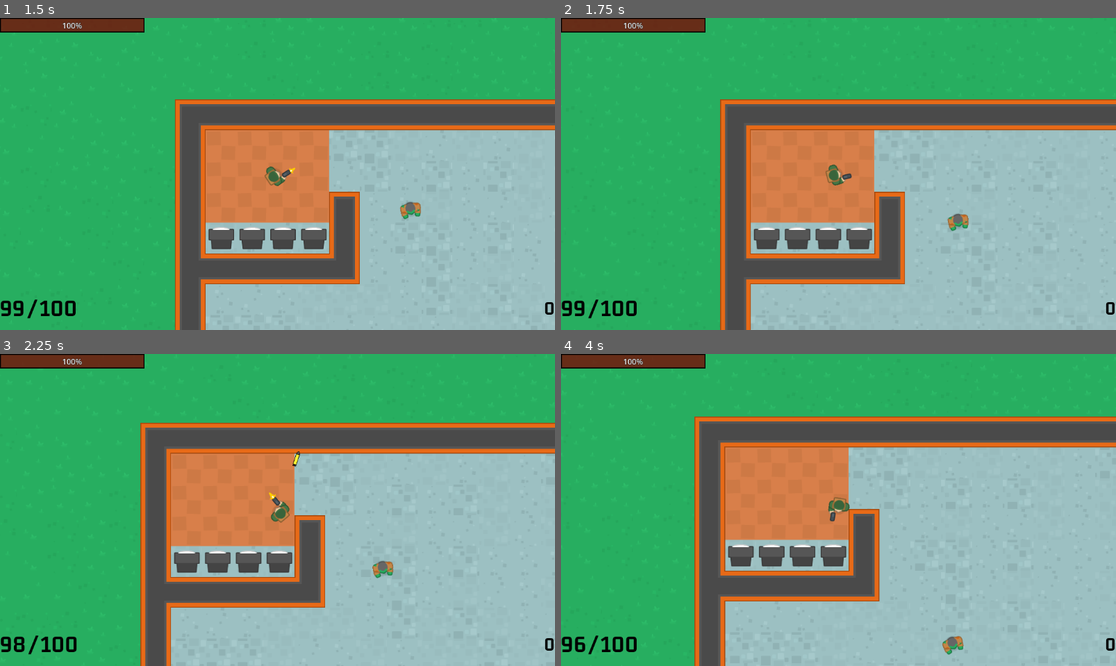
Above: before the commit, frames 1-4 (two rows, left to right).
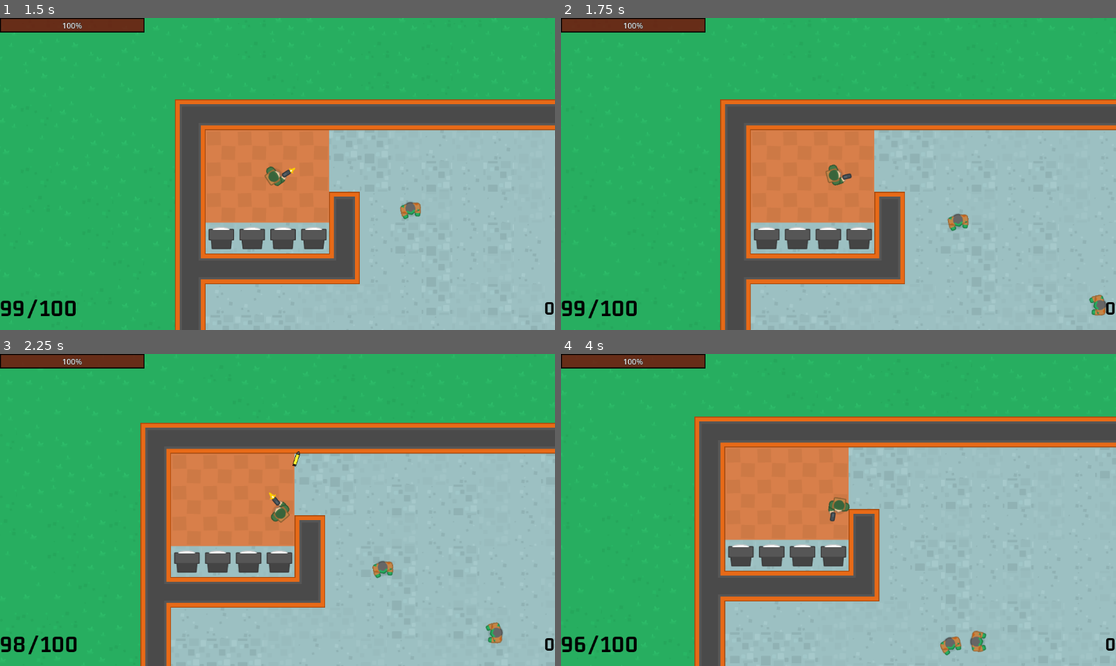
Above: after the commit, the same moments.

Repository: hamzissa/My-Project
Game: Godot game, scene res://Scenes/menu/menu.tscn
Two runs of this game, one before a commit and one after it. Both use one fixed random seed, a clock stepped at 60 frames per second and the inputs below.
Inputs (mouse positions are in pixels of both pictures, inside the frame that each line leads up to):
- Up to frame 1 (1.5 s): click "Play" at 0.5 s; move the mouse to (399, 158) at 1.27 s; press the mouse at (399, 158) at 1.28 s; hold D (right) from 1.28 s (still down)
- Up to frame 2 (1.75 s): keep holding D (right)
- Up to frame 3 (2.25 s): move the mouse to (166, 525) at 2.02 s; release D (right) at 2.03 s; release the mouse at (166, 525) at 2.03 s; hold S (down) from 2.03 s (still down); click (166, 525) at 2.1 s
- Up to frame 4 (4 s): move the mouse to (894, 441) at 2.77 s; release S (down) at 2.78 s; press the mouse at (894, 441) at 2.78 s; hold D (right) 2.78-3.53 s; move the mouse to (810, 572) at 3.52 s; release the mouse at (810, 572) at 3.53 s; hold W (up) from 3.53 s (still down); click (810, 572) at 3.6 s

Frame 1 is identical in both runs. In frame 2, 0.2% of the frame differs, in the area x 95-99%, y 88-96%; in frame 3, 0.2%; in frame 4, 0.3%, in the area x 68-77%, y 88-97%.

Commit message:
spawn zombies

Diff:
--- a/my project/Scenes/map/map.gd
+++ b/my project/Scenes/map/map.gd
@@ -2,25 +2,47 @@
 
 @onready var bulletManager =$BulletManager
 @onready var player = $bullet_manager
+@onready var excluded_area: Polygon2D = $NavigationZone/Island
 
 var pause_scene: PackedScene = preload("res://Scenes/paused_menu/pause_screen.tscn")
 var ai_scene: PackedScene = preload("res://Scenes/zombie/zombie.tscn")
-var spawn_area = Rect2(500, 500, 1000, 1000) # Define the area where AI can spawn
+var spawn_area = Rect2(500, 500, 1000, 1000)
+
+var number_of_zombies_at_start = 10
 
 func _ready() -> void:
 	randomize();
 	$Player.connect("player_fired_bullet", bulletManager.handle_bullet_spawned,1)
 	#player.player_fired_bullet.connect("player_fired_bullet", bulletManager,"handle_bullet_spawned")
-	for i in range(10): spawn_ai()
+	for i in range(number_of_zombies_at_start): spawn_ai()
+
+
+func is_position_inside_excluded_area(position: Vector2, excluded_area: Polygon2D) -> bool:
+	# Get the polygon points
+	var points = excluded_area.get_polygon()
+
+	# Perform a point-in-polygon test
+	var inside = false
+	var j = points.size() - 1
+	for i in range(points.size()):
+		if (points[i].y > position.y) != (points[j].y > position.y) && position.x < (points[j].x - points[i].x) * (position.y - points[i].y) / (points[j].y - points[i].y) + points[i].x:
+			inside = !inside
+		j = i
+	return inside
 
 func spawn_ai():
-	var random_position = Vector2(
-		randf_range(spawn_area.position.x, spawn_area.position.x + spawn_area.size.x),
-		randf_range(spawn_area.position.y, spawn_area.position.y + spawn_area.size.y)
-	)
-	var ai_instance = ai_scene.instantiate()
-	add_child(ai_instance)
-	ai_instance.global_position = random_position
+	while true:
+		var random_position = Vector2(
+			randf_range(spawn_area.position.x, spawn_area.position.x + spawn_area.size.x),
+			randf_range(spawn_area.position.y, spawn_area.position.y + spawn_area.size.y)
+		)
+
+		# Check if the random position is inside the excluded area
+		if not is_position_inside_excluded_area(random_position, excluded_area):
+			var ai_instance = ai_scene.instantiate()
+			add_child(ai_instance)
+			ai_instance.global_position = random_position
+			break  # Exit the loop if a suitable position is found
 
 func _unhandled_input(event: InputEvent) -> void:
 	if event.is_action_pressed("pause"):
--- a/my project/Scenes/zombie/zombie.gd
+++ b/my project/Scenes/zombie/zombie.gd
@@ -8,6 +8,7 @@
 @onready var score_label: Label = health_bullet_ui.get_node("VBoxContainer").get_node("bottom").get_node("score")
 
 var health = 100
+var number_of_zombies_to_spawn = 2
 
 # Called when the node enters the scene tree for the first time.
 func _ready():
@@ -18,4 +19,8 @@
 	print("enemy hit!", health)
 	if health<= 0:
 		queue_free()
+		var parent_node = get_parent()
+		if parent_node != null:
+			for i in range(number_of_zombies_to_spawn):
+				parent_node.spawn_ai()
 		score_label.text = str(int(score_label.text) + 1)
